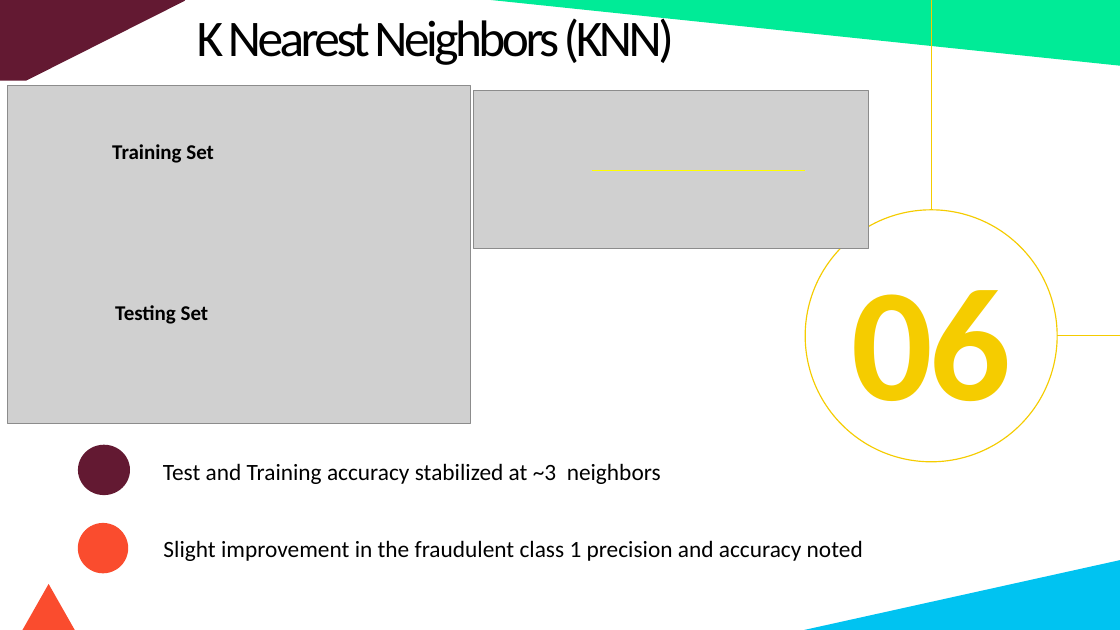
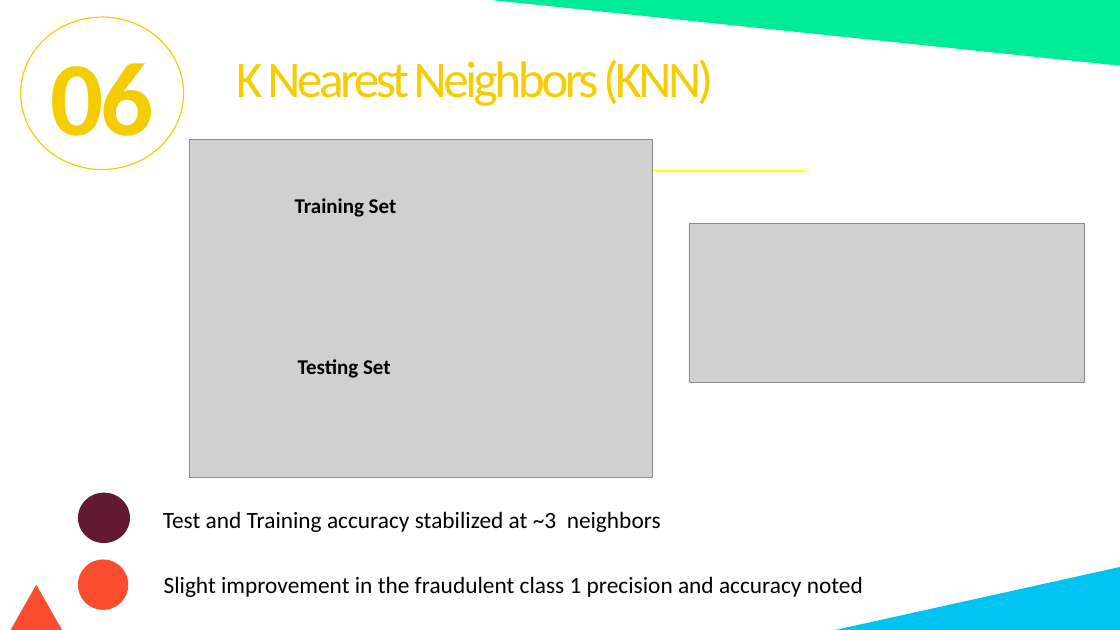
Before and after one commit to fbrowther/Detecting-Fraudulent-Credit-Card-Transactions-Using-Machine-Learning, a slide deck: slide 9 of P4_G4_Presentation - CreditCardTransactions.pptx. Drawn at 1120x630 pixels with LibreOffice and Linux fonts; fonts in the diff are those of the drawing; grey boxes stand for pictures. Boxes give left, top, right and bottom in pixels: in the first picture for what was removed or moved away, otherwise in the second. Text is boxed around its words. In the diff, an @@ line names an element or a change of style, - is before the commit and + after.

```diff
--- a/P4_G4_Presentation - CreditCardTransactions.pptx
+++ b/P4_G4_Presentation - CreditCardTransactions.pptx
@@ pentagon arrow removed at [0, 0, 185, 81] @@
@@ ellipse added at [21, 17, 184, 170], outline #F5CC00 1 pt @@
@@ text "06": place and size @@
-text "06" at [851, 290, 1011, 437]
+text "06" at [51, 63, 154, 159]
@@ text "06" at [51, 63, 154, 159]: size 138 to 90 pt @@
@@ line removed from (932, 0) to (932, 210) @@
@@ text "K Nearest Neighbors (KNN)": place and size @@
-text "K Nearest Neighbors (KNN)" at [197, 14, 674, 65]
+text "K Nearest Neighbors (KNN)" at [236, 59, 713, 106]
@@ text "K Nearest Neighbors (KNN)" at [236, 59, 713, 106]: text colour #000000 to #F5CD00 @@
@@ picture: place and size @@
-picture at [8, 85, 471, 423]
+picture at [190, 139, 653, 477]
@@ text "Training Set": place and size @@
-text "Training Set" at [112, 144, 214, 163]
+text "Training Set" at [295, 198, 397, 217]
@@ picture: place and size @@
-picture at [474, 91, 869, 249]
+picture at [689, 224, 1084, 382]
@@ ellipse removed at [806, 210, 1058, 462] @@
@@ text "Testing Set": place and size @@
-text "Testing Set" at [115, 305, 209, 324]
+text "Testing Set" at [298, 359, 391, 378]
@@ line removed from (1120, 335) to (1058, 335) @@
@@ ellipse: place and size @@
-ellipse at [78, 444, 130, 495]
+ellipse at [78, 493, 130, 544]
@@ text "Test and Training accuracy stabilized ...": place and size @@
-text "Test and Training accuracy stabilized ..." at [163, 463, 661, 484]
+text "Test and Training accuracy stabilized ..." at [163, 511, 661, 532]
@@ ellipse: place and size @@
-ellipse at [78, 523, 129, 574]
+ellipse at [78, 560, 129, 610]
@@ text "Slight improvement in the fraudulent ...": place and size @@
-text "Slight improvement in the fraudulent ..." at [163, 540, 863, 561]
+text "Slight improvement in the fraudulent ..." at [164, 576, 863, 597]
@@ right triangle: place and size @@
-right triangle at [804, 560, 1120, 630]
+right triangle at [807, 566, 1120, 630]
@@ diamond: place and size @@
-diamond at [0, 584, 178, 630]
+diamond at [0, 585, 166, 630]
```
Also in this commit, not shown: 22 other slides changed, 1 other file.
